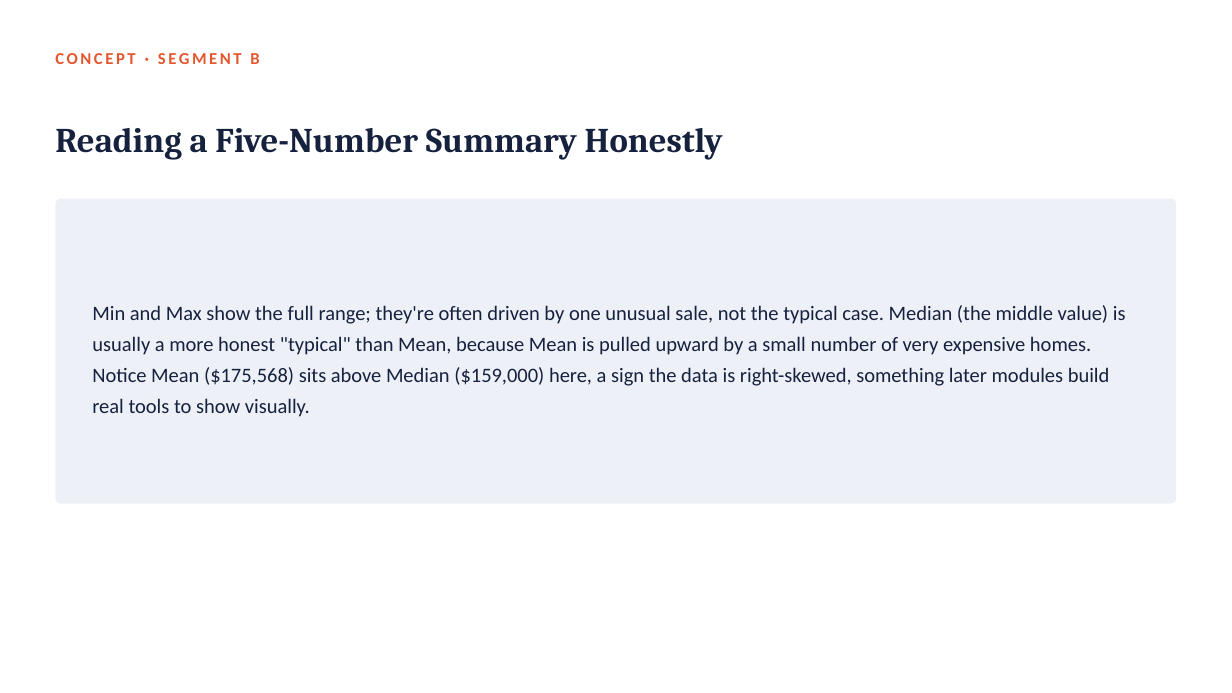
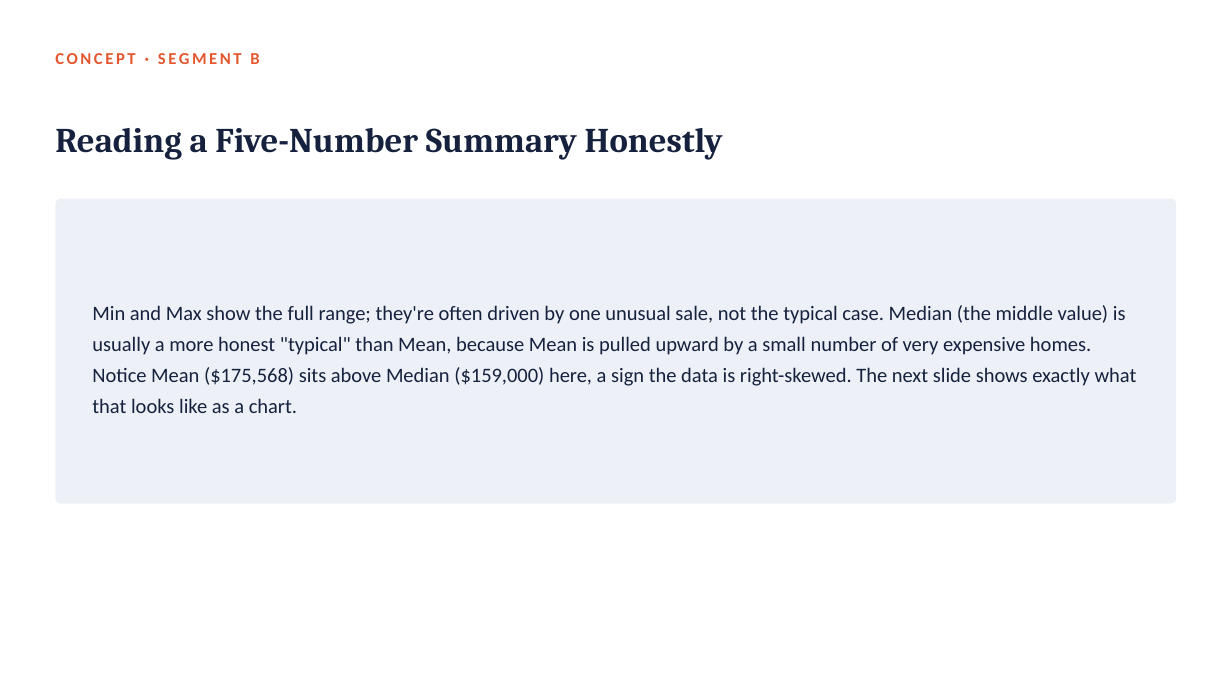
Before and after one commit to fmurital/Teaching-Curriculum, a slide deck: slide 44 of DATA-3230-Data-Visualization/01_Getting_Started_with_R_and_RStudio/Lecture_Slides/Module01_Getting_Started_with_R_and_RStudio.pptx. Drawn at 1232x693 pixels with LibreOffice and Linux fonts; fonts in the diff are those of the drawing. Boxes give left, top, right and bottom in pixels: in the first picture for what was removed or moved away, otherwise in the second. Text is boxed around its words. In the diff, an @@ line names an element or a change of style, - is before the commit and + after.

Commit message:
Add four real charts to the Module 1 deck (78 slides)
Module 1 leaned heavily on text/console-output cards with only one
actual chart in the whole deck, which is a weak showing for a data
visualization course's own teaching material. Adds four new chart
slides, each generated from the same real data already used
everywhere else in the module and now reproducible from the same
module1_first_look.R script: a sale-price histogram with mean/median
marked (visualizing the five-number-summary skew discussion), a bar
chart of average living area by neighborhood (mirroring the
sale-price chart for the practice-exercise reveal), a histogram of
the student dataset's final grade (G3), and a boxplot comparing G3
across the two study-time groups (turning the hi/lo mean comparison
into an actual chart rather than two printed numbers).

```diff
--- a/DATA-3230-Data-Visualization/01_Getting_Started_with_R_and_RStudio/Lecture_Slides/Module01_Getting_Started_with_R_and_RStudio.pptx
+++ b/DATA-3230-Data-Visualization/01_Getting_Started_with_R_and_RStudio/Lecture_Slides/Module01_Getting_Started_with_R_and_RStudio.pptx
@@ text at [92, 305, 1137, 413]: text changed @@
-Min and Max show the full range; they're often driven by one unusual sale, not the typical case. Median (the middle value) is usually a more honest "typical" than Mean, because Mean is pulled upward by a small number of very expensive homes. Notice Mean ($175,568) sits above Median ($159,000) here, a sign the data is right-skewed, something later modules build real tools to show visually.
+Min and Max show the full range; they're often driven by one unusual sale, not the typical case. Median (the middle value) is usually a more honest "typical" than Mean, because Mean is pulled upward by a small number of very expensive homes. Notice Mean ($175,568) sits above Median ($159,000) here, a sign the data is right-skewed. The next slide shows exactly what that looks like as a chart.
```
Also in this commit, not shown: 4 slides added, 5 other files.
